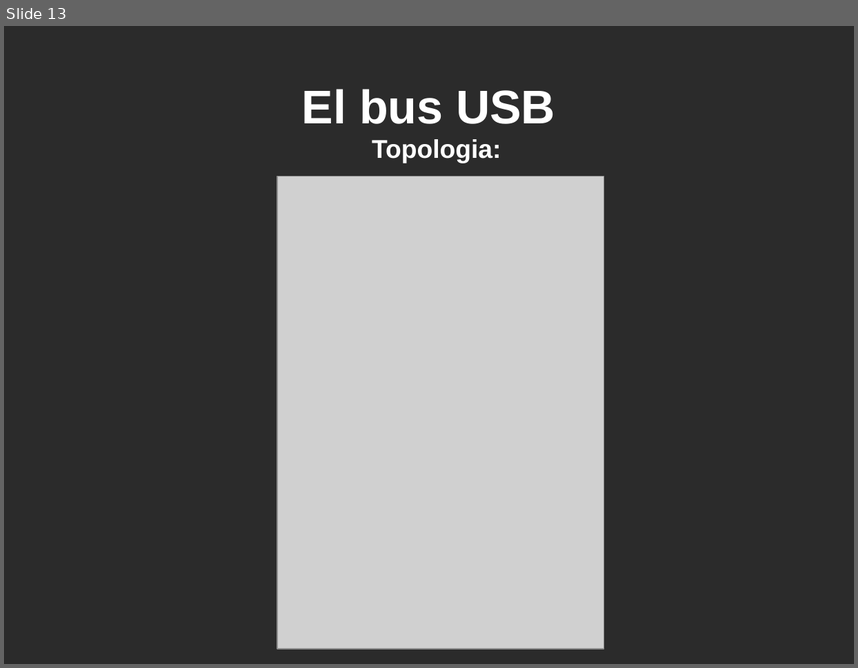
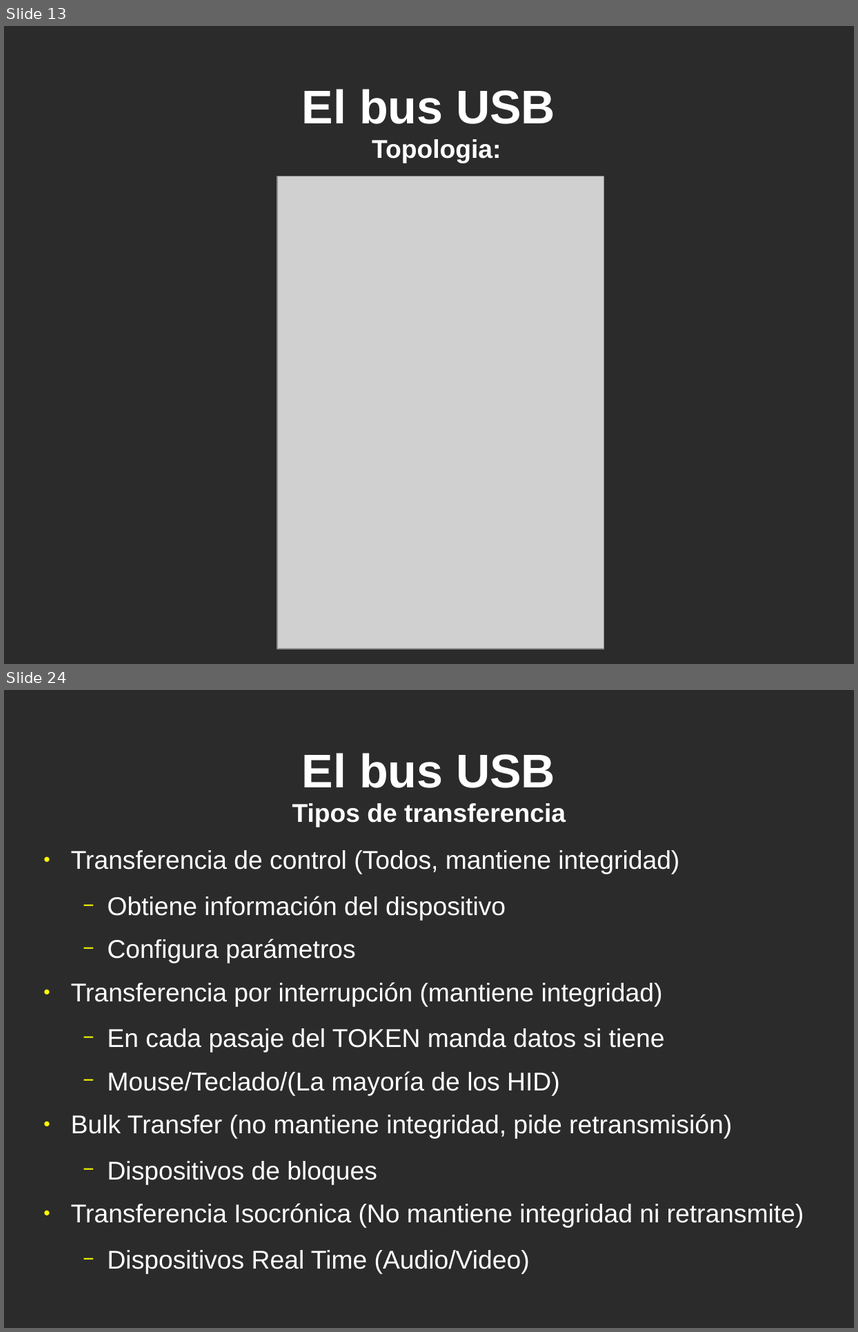
Before and after one commit to martinribelotta/curso_cm3_2011_docs, a slide deck: Curso Cortex M3 UTN Dia2.odp. Shown one above the other, each under a label of ours: slide 13 before the commit, slides 13 and 24 after it; the slides between them are not shown. The pictures are 858x668 and 858x1332 pixels, drawn with LibreOffice and Linux fonts; fonts in the diff are those of the drawing; grey boxes stand for pictures; background and template pictures are left out; a plain dark background stands for a picture behind light text. Boxes give left, top, right and bottom in pixels: in the first picture for what was removed or moved away, otherwise in the second. Text is boxed around its words. In the diff, an @@ line names an element or a change of style, - is before the commit and + after.

```diff
--- a/Curso Cortex M3 UTN Dia2.odp
+++ b/Curso Cortex M3 UTN Dia2.odp
@@ slide 24 added at bbox=[4, 690, 854, 1328], background picture (left out) @@
@@ title added at bbox=[302, 753, 555, 788], 44 pt, text #FFFFFF, bold @@
+El bus USB
@@ title added at bbox=[292, 803, 566, 827], 24 pt, text #FFFFFF, bold @@
+Tipos de transferencia
@@ text added at bbox=[71, 850, 804, 1274], 24 pt, text #FFFFFF @@
+● Transferencia de control (Todos, mantiene integridad)
+  − Obtiene información del dispositivo
+  − Configura parámetros
+● Transferencia por interrupción (mantiene integridad)
+  − En cada pasaje del TOKEN manda datos si tiene
+  − Mouse/Teclado/(La mayoría de los HID)
+● Bulk Transfer (no mantiene integridad, pide retransmisión)
+  − Dispositivos de bloques
+● Transferencia Isocrónica (No mantiene integridad ni retransmite)
+  − Dispositivos Real Time (Audio/Video)
```
Also in this commit, not shown: 2 slides changed, 15 other slides added, 1 other file.
